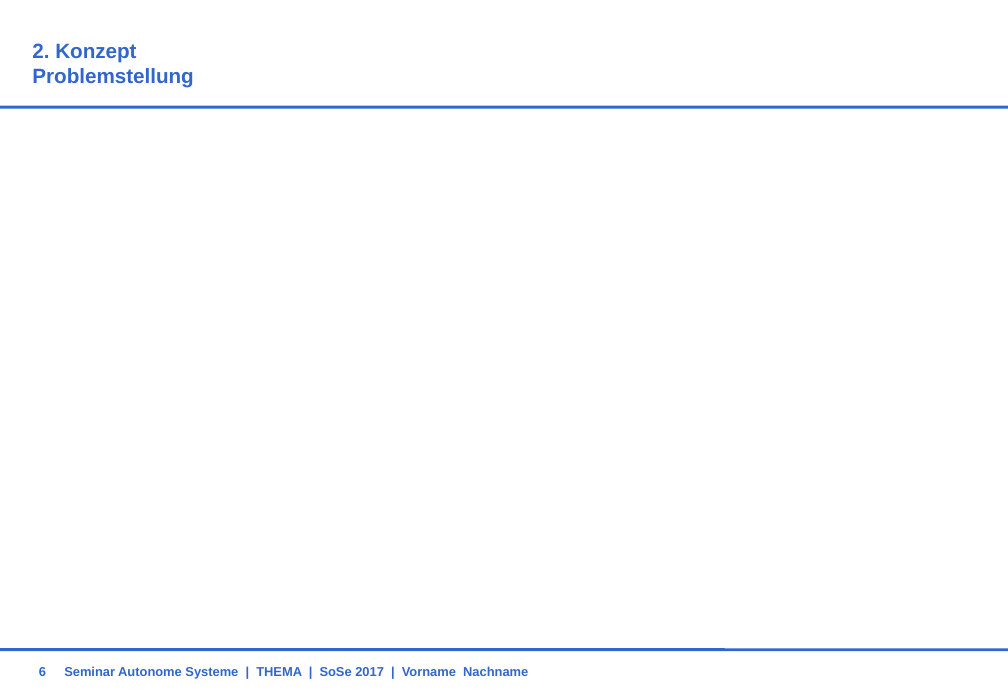
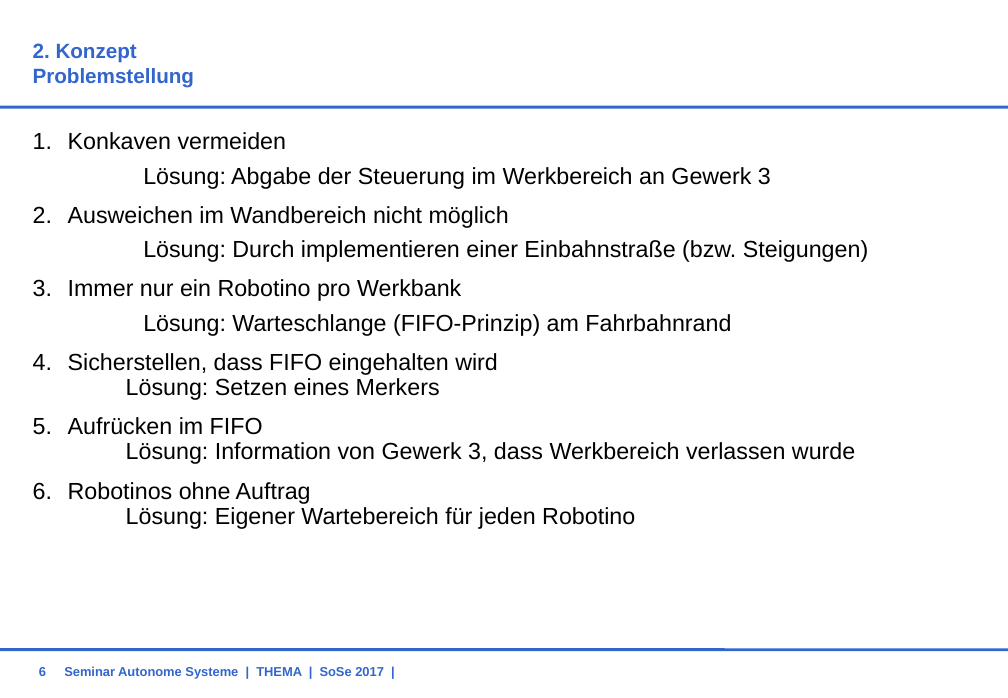
Before and after one commit to RobinMoeller/VPJ-Gewerk-2, a slide deck: slide 6 of Präsi_Konzept.pptx. Drawn at 1008x698 pixels with LibreOffice and Linux fonts; fonts in the diff are those of the drawing; background and template pictures are left out. Boxes give left, top, right and bottom in pixels: in the first picture for what was removed or moved away, otherwise in the second. Text is boxed around its words. In the diff, an @@ line names an element or a change of style, - is before the commit and + after.

Commit message:
Ansatz Konzeptplan

```diff
--- a/Präsi_Konzept.pptx
+++ b/Präsi_Konzept.pptx
@@ text added at (x1=68, y1=132, x2=868, y2=529), 18 pt, text #000000 @@
+  1. Konkaven vermeiden
+    Lösung: Abgabe der Steuerung im Werkbereich an Gewerk 3
+  2. Ausweichen im Wandbereich nicht möglich
+    Lösung: Durch implementieren einer Einbahnstraße (bzw. Steigungen)
+  3. Immer nur ein Robotino pro Werkbank
+    Lösung: Warteschlange (FIFO-Prinzip) am Fahrbahnrand
+  4. Sicherstellen, dass FIFO eingehalten wird
+     Lösung: Setzen eines Merkers
+  5. Aufrücken im FIFO
+     Lösung: Information von Gewerk 3, dass Werkbereich verlassen wurde
+  6. Robotinos ohne Auftrag
+     Lösung: Eigener Wartebereich für jeden Robotino
@@ text at (x1=64, y1=666, x2=384, y2=678): text changed @@
-Seminar Autonome Systeme | THEMA | SoSe 2017 | Vorname Nachname
+Seminar Autonome Systeme | THEMA | SoSe 2017 |
```
Also in this commit, not shown: 1 slide removed.
